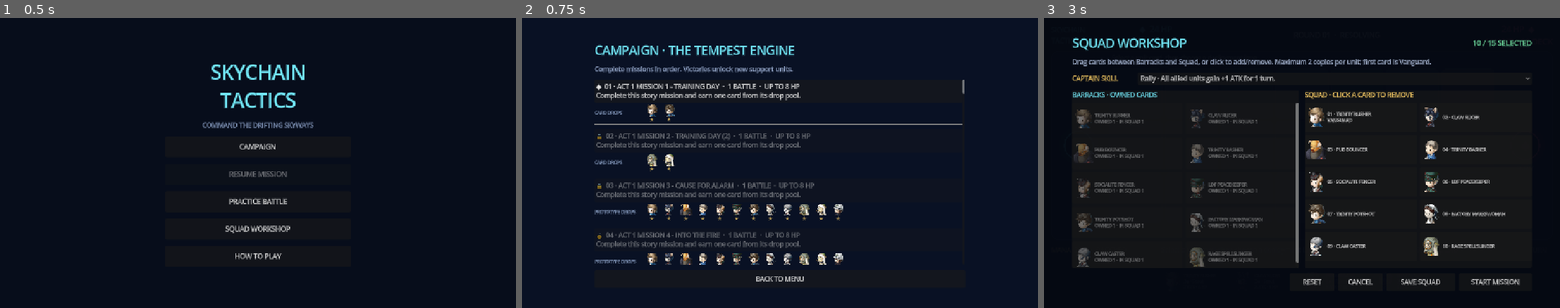
Above: before the commit, frames 1-3 (left to right).
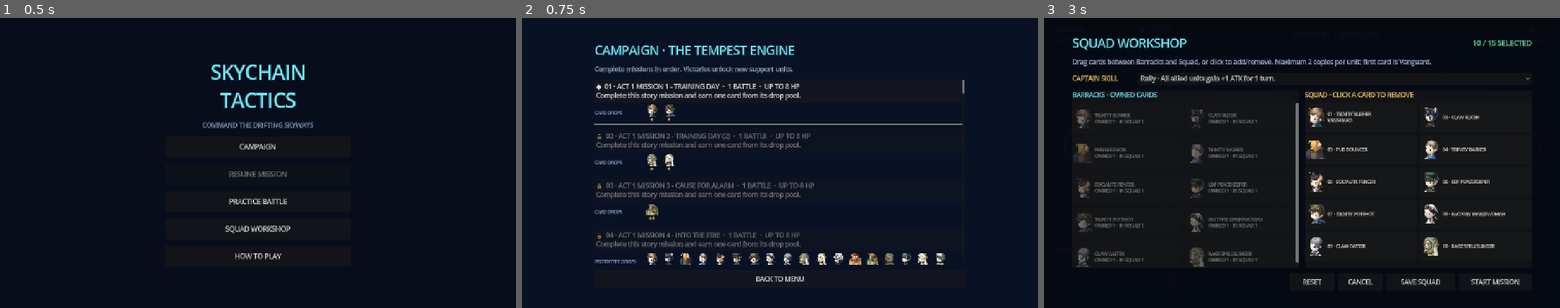
Above: after the commit, the same moments.

Repository: prldd/HeavenStrike
Game: Godot game, scene res://main.tscn
Two runs of this game, one before a commit and one after it. Both use one fixed random seed, a clock stepped at 60 frames per second and the inputs below.
Inputs:
- Up to frame 1 (0.5 s): no input
- Up to frame 2 (0.75 s): click "CAMPAIGN" at 0.5 s
- Up to frame 3 (3 s): click "?" at 1.25 s; click "SQUAD" at 2 s; click "◆ 01 · ACT 1 MISSION 1 - TRAI…" at 2.75 s

Frame 1 is identical in both runs. In frame 2, 1.2% of the frame differs, in the area x 14-82%, y 64-86%; in frame 3, nothing differs.

Commit message:
Implemented the first six unpromoted 2★ units

Diff:
--- a/scripts/board_view.gd
+++ b/scripts/board_view.gd
@@ -4,6 +4,8 @@
 const BattleRulesScript = preload("res://scripts/battle_rules.gd")
 const UNIT_SPRITES_1 := preload("res://assets/units/reference-units-001-006.png")
 const UNIT_SPRITES_2 := preload("res://assets/units/reference-units-007-012.png")
+const UNIT_SPRITES_3 := preload("res://assets/units/reference-units-013-018.png")
+const UNIT_SPRITES_4 := preload("res://assets/units/reference-units-019-024.png")
 
 signal deployment_clicked(row: int)
 signal board_cell_clicked(row: int, col: int)
@@ -245,9 +247,12 @@
 
 func _draw_unit_icon(unit: Dictionary, center: Vector2, size: float) -> void:
 	var icon_id: int = unit.get("icon", 0)
-	if icon_id < 1 or icon_id > 12:
+	if icon_id < 1 or icon_id > 24:
 		return
-	var texture: Texture2D = UNIT_SPRITES_1 if icon_id <= 6 else UNIT_SPRITES_2
+	var sheets: Array[Texture2D] = [
+		UNIT_SPRITES_1, UNIT_SPRITES_2, UNIT_SPRITES_3, UNIT_SPRITES_4
+	]
+	var texture: Texture2D = sheets[int((icon_id - 1) / 6)]
 	var slot := (icon_id - 1) % 6
 	var source := Rect2(slot * 100, 0, 100, 100)
 	var scale_x := -1.0 if unit.side == 0 else 1.0
--- a/scripts/campaign_store.gd
+++ b/scripts/campaign_store.gd
@@ -3,7 +3,11 @@
 
 const StoryQuestCatalogScript = preload("res://scripts/story_quest_catalog.gd")
 const SAVE_PATH := "user://campaign.cfg"
-const REWARD_UNITS := ["Chain Initiate", "LDF Medic"]
+const REWARD_UNITS := [
+	"Chain Initiate", "LDF Medic",
+	"Apprentice Builder", "Rage Brute", "Claw Skirmisher",
+	"LDF Gunner", "Order Pupil", "Order Cleric"
+]
 
 static var MISSIONS: Array = StoryQuestCatalogScript.build_missions()
 
--- a/scripts/main.gd
+++ b/scripts/main.gd
@@ -12,6 +12,8 @@
 const SquadDropZoneScript = preload("res://scripts/squad_drop_zone.gd")
 const UNIT_SPRITES_1 := preload("res://assets/units/reference-units-001-006.png")
 const UNIT_SPRITES_2 := preload("res://assets/units/reference-units-007-012.png")
+const UNIT_SPRITES_3 := preload("res://assets/units/reference-units-013-018.png")
+const UNIT_SPRITES_4 := preload("res://assets/units/reference-units-019-024.png")
 
 const PLAYER := 0
 const ENEMY := 1
@@ -1161,12 +1163,15 @@
 	return _unit_icon_at_size(icon_id, 48)
 
 func _unit_icon_at_size(icon_id: int, size: int) -> Texture2D:
-	if icon_id < 1 or icon_id > 12:
+	if icon_id < 1 or icon_id > 24:
 		return null
 	var cache_key := "%d:%d" % [icon_id, size]
 	if unit_icon_cache.has(cache_key):
 		return unit_icon_cache[cache_key]
-	var atlas: Texture2D = UNIT_SPRITES_1 if icon_id <= 6 else UNIT_SPRITES_2
+	var sheets: Array[Texture2D] = [
+		UNIT_SPRITES_1, UNIT_SPRITES_2, UNIT_SPRITES_3, UNIT_SPRITES_4
+	]
+	var atlas: Texture2D = sheets[int((icon_id - 1) / 6)]
 	var source_image: Image = atlas.get_image()
 	var icon_image := source_image.get_region(
 		Rect2i(((icon_id - 1) % 6) * 100, 0, 100, 100)
--- a/scripts/story_quest_catalog.gd
+++ b/scripts/story_quest_catalog.gd
@@ -4,8 +4,19 @@
 const CURRENT_ROSTER := [
 	"Socialite Fencer", "Pub Bouncer", "Trinity Rusher", "Trinity Potshot",
 	"Claw Caster", "Chain Initiate", "LDF Peacekeeper", "Trinity Basher",
-	"Claw Slicer", "Factory Markswoman", "Rage Spellslinger", "LDF Medic"
+	"Claw Slicer", "Factory Markswoman", "Rage Spellslinger", "LDF Medic",
+	"Apprentice Builder", "Rage Brute", "Claw Skirmisher",
+	"LDF Gunner", "Order Pupil", "Order Cleric"
 ]
+
+const TWO_STAR_DROPS := {
+	"Apprentice Builder": [11, 12, 14, 17, 23, 32, 37, 46, 48],
+	"Rage Brute": [3, 8, 9, 15, 20, 23, 28, 30, 42, 62],
+	"Claw Skirmisher": [8, 9, 42, 43, 46, 47, 52],
+	"LDF Gunner": [20, 35, 62],
+	"Order Pupil": [21, 22, 24, 41, 53],
+	"Order Cleric": [21, 22, 24, 53]
+}
 
 const QUESTS := [
 	["Act 1 Mission 1 - Training Day", ["Trinity Rusher", "Trinity Potshot"]],
@@ -82,6 +93,9 @@
 	for index in QUESTS.size():
 		var quest: Array = QUESTS[index]
 		var reference_pool: Array = quest[1].duplicate()
+		for unit_name in TWO_STAR_DROPS:
+			if index + 1 in TWO_STAR_DROPS[unit_name]:
+				reference_pool.append(unit_name)
 		var uses_fallback := reference_pool.is_empty()
 		var reward_pool: Array = CURRENT_ROSTER.duplicate() if uses_fallback else reference_pool
 		var enemy_hp := mini(20, 8 + int(index / 4))
--- a/scripts/unit_catalog.gd
+++ b/scripts/unit_catalog.gd
@@ -22,7 +22,13 @@
 	{"name": "Claw Caster", "icon": 5, "stars": 1, "kind": "Channeler", "cost": 3, "atk": 5, "hp": 4, "move": 1, "range": 3, "text": "Blast — Adjacent enemies take half ATK damage."},
 	{"name": "Rage Spellslinger", "icon": 11, "stars": 1, "kind": "Channeler", "cost": 2, "atk": 4, "hp": 3, "move": 1, "range": 3, "text": "Blast — Adjacent enemies take half ATK damage."},
 	{"name": "Chain Initiate", "icon": 6, "stars": 1, "kind": "Lifebinder", "cost": 2, "atk": 2, "hp": 5, "move": 1, "range": 2, "text": "Heal — Before moving, gives 2 HP to the lowest-health ally."},
-	{"name": "LDF Medic", "icon": 12, "stars": 1, "kind": "Lifebinder", "cost": 3, "atk": 3, "hp": 5, "move": 1, "range": 2, "text": "Heal — Before moving, gives 2 HP to the lowest-health ally."}
+	{"name": "LDF Medic", "icon": 12, "stars": 1, "kind": "Lifebinder", "cost": 3, "atk": 3, "hp": 5, "move": 1, "range": 2, "text": "Heal — Before moving, gives 2 HP to the lowest-health ally."},
+	{"name": "Apprentice Builder", "icon": 13, "stars": 2, "kind": "Warden", "cost": 3, "atk": 2, "hp": 4, "move": 2, "range": 1, "text": "Taunting Strike — Target cannot change lanes for 2 turns."},
+	{"name": "Rage Brute", "icon": 15, "stars": 2, "kind": "Duelist", "cost": 2, "atk": 2, "hp": 4, "move": 2, "range": 1, "text": "Fury — Permanently gains +1 ATK after attacking."},
+	{"name": "Claw Skirmisher", "icon": 17, "stars": 2, "kind": "Strider", "cost": 3, "atk": 2, "hp": 3, "move": 3, "range": 1, "text": "Double Strike — Attacks twice each action."},
+	{"name": "LDF Gunner", "icon": 19, "stars": 2, "kind": "Artillerist", "cost": 2, "atk": 3, "hp": 2, "move": 1, "range": 3, "text": "Piercing Shot — Damages every enemy in range in its lane."},
+	{"name": "Order Pupil", "icon": 21, "stars": 2, "kind": "Channeler", "cost": 2, "atk": 3, "hp": 2, "move": 1, "range": 3, "text": "Blast — Adjacent enemies take half ATK damage."},
+	{"name": "Order Cleric", "icon": 23, "stars": 2, "kind": "Lifebinder", "cost": 3, "atk": 2, "hp": 4, "move": 1, "range": 2, "text": "Heal — Before moving, gives 2 HP to the lowest-health ally."}
 ]
 
 static func all_units() -> Array:
--- a/tests/smoke_test.gd
+++ b/tests/smoke_test.gd
@@ -9,28 +9,32 @@
 
 func _init() -> void:
 	var roster: Array = UnitCatalogScript.all_units()
-	assert(roster.size() == 12, "The playable roster must contain 12 units.")
+	assert(roster.size() == 18, "The playable roster must contain 18 units.")
 	assert(UnitCatalogScript.by_name("Trinity Rusher").kind == "Strider")
 	assert(UnitCatalogScript.display_class("Strider") == "Scout")
 	assert(UnitCatalogScript.display_class("Lifebinder") == "Priest")
 	assert(UnitCatalogScript.by_name("Missing").is_empty())
 	assert(roster.map(func(unit): return unit.icon).all(
-		func(icon_id): return icon_id >= 1 and icon_id <= 12
+		func(icon_id): return icon_id >= 1 and icon_id <= 24
 	))
-	assert(roster.all(func(unit): return unit.stars == 1))
+	assert(roster.filter(func(unit): return unit.stars == 1).size() == 12)
+	assert(roster.filter(func(unit): return unit.stars == 2).size() == 6)
 	var icon_ids: Array = roster.map(func(unit): return unit.icon)
 	icon_ids.sort()
-	assert(icon_ids == [1, 2, 3, 4, 5, 6, 7, 8, 9, 10, 11, 12])
+	assert(icon_ids == [1, 2, 3, 4, 5, 6, 7, 8, 9, 10, 11, 12, 13, 15, 17, 19, 21, 23])
 	for kind in ["Strider", "Duelist", "Warden", "Artillerist", "Channeler", "Lifebinder"]:
-		assert(roster.filter(func(unit): return unit.kind == kind).size() == 2)
+		assert(roster.filter(func(unit): return unit.kind == kind).size() == 3)
+	assert(UnitCatalogScript.by_name("Apprentice Builder").stars == 2)
+	assert(UnitCatalogScript.by_name("Rage Brute").cost == 2)
+	assert(UnitCatalogScript.by_name("LDF Gunner").range == 3)
 
 	var default_squad: Array = SquadStoreScript.default_squad(roster)
-	assert(default_squad.size() == 12)
+	assert(default_squad.size() == 15)
 	var repaired_squad: Array = SquadStoreScript.sanitize(["Trinity Rusher", "Trinity Rusher", "Trinity Rusher", "Missing"], roster)
 	assert(repaired_squad.size() == 2)
 	assert(repaired_squad.count("Trinity Rusher") == 2)
 	assert(SquadStoreScript.build_deck(repaired_squad, roster).size() == 2)
-	assert(SquadStoreScript.sanitize([], roster).size() == 12)
+	assert(SquadStoreScript.sanitize([], roster).size() == 15)
 	var inventory := CampaignStoreScript.inventory_counts(
 		roster, ["Trinity Rusher", "Trinity Rusher", "Chain Initiate"]
 	)
@@ -67,14 +71,15 @@
 	assert(earned_unlocks.size() == 12)
 	assert(CampaignStoreScript.roll_reward(0, roster, 0.0) == "Trinity Rusher")
 	assert(CampaignStoreScript.roll_reward(0, roster, 0.999) == "Trinity Potshot")
-	assert(CampaignStoreScript.reward_summary(2).begins_with("Prototype pool:"))
-	assert(CampaignStoreScript.reward_summary(7) == "Random: Claw Caster, Claw Slicer")
+	assert(CampaignStoreScript.reward_summary(2) == "Random: Rage Brute")
+	assert(CampaignStoreScript.reward_summary(3).begins_with("Prototype pool:"))
+	assert(CampaignStoreScript.reward_summary(7) == "Random: Claw Caster, Claw Slicer, Rage Brute, Claw Skirmisher")
 	var training_rewards: Array = CampaignStoreScript.reward_options(0, roster)
 	assert(training_rewards.size() == 2)
 	assert(is_equal_approx(training_rewards[0].chance, 0.5))
 	assert(is_equal_approx(training_rewards[1].chance, 0.5))
-	var fallback_rewards: Array = CampaignStoreScript.reward_options(2, roster)
-	assert(fallback_rewards.size() == 12)
+	var fallback_rewards: Array = CampaignStoreScript.reward_options(3, roster)
+	assert(fallback_rewards.size() == 18)
 	var fallback_total := 0.0
 	for option in fallback_rewards:
 		fallback_total += option.chance
@@ -91,7 +96,7 @@
 	for card_name in enemy_squad:
 		if card_name not in unique_enemy_cards:
 			unique_enemy_cards.append(card_name)
-	assert(unique_enemy_cards.size() == 12)
+	assert(unique_enemy_cards.size() == 15)
 
 	var mover := {"id": 1, "side": 0, "kind": "Duelist", "row": 1, "col": 2, "repositioned": false, "taunt_turns": 0}
 	var distant_warden := {"id": 2, "side": 1, "kind": "Warden", "row": 1, "col": 5, "repositioned": false}
Binary file added: assets/units/reference-units-013-018.png
Not shown, added: assets/units/reference-units-013-018.png.import
Binary file added: assets/units/reference-units-019-024.png
Not shown, added: assets/units/reference-units-019-024.png.import
Not shown, changed: PROJECT.md
Not shown, changed: README.md
